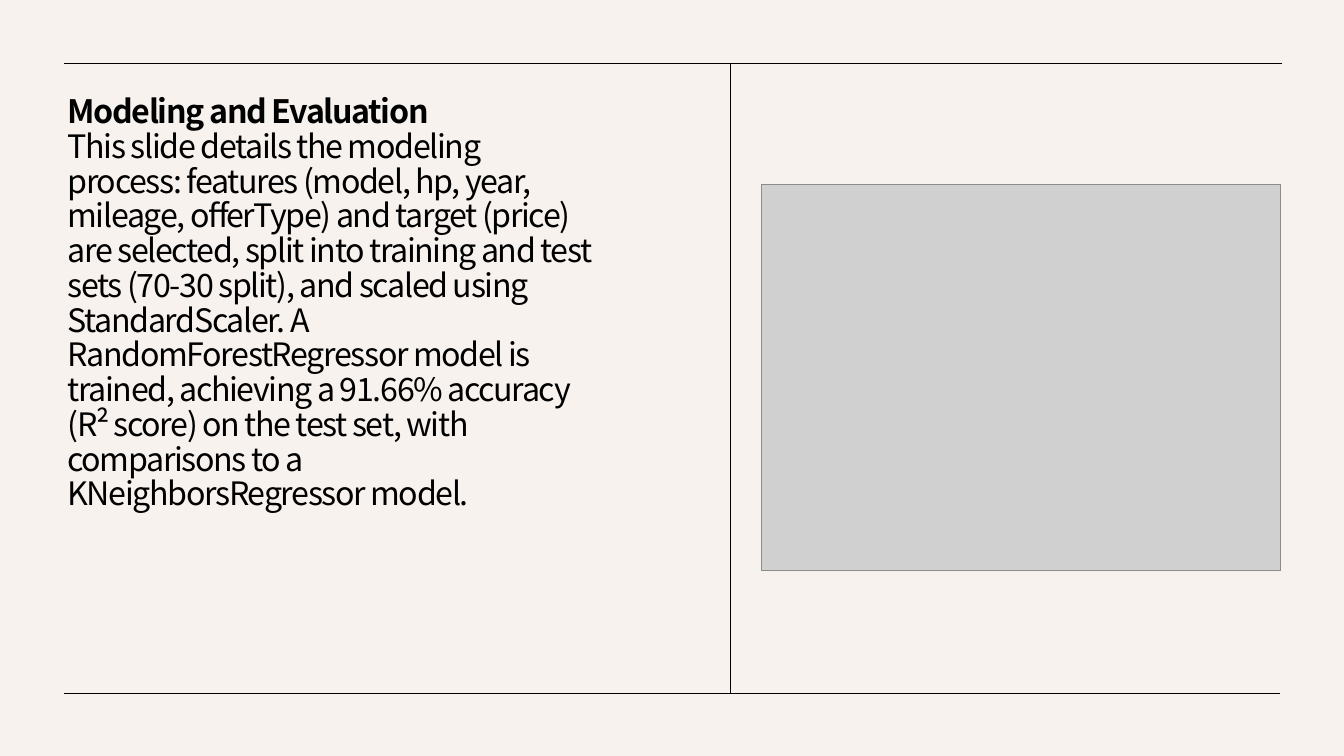
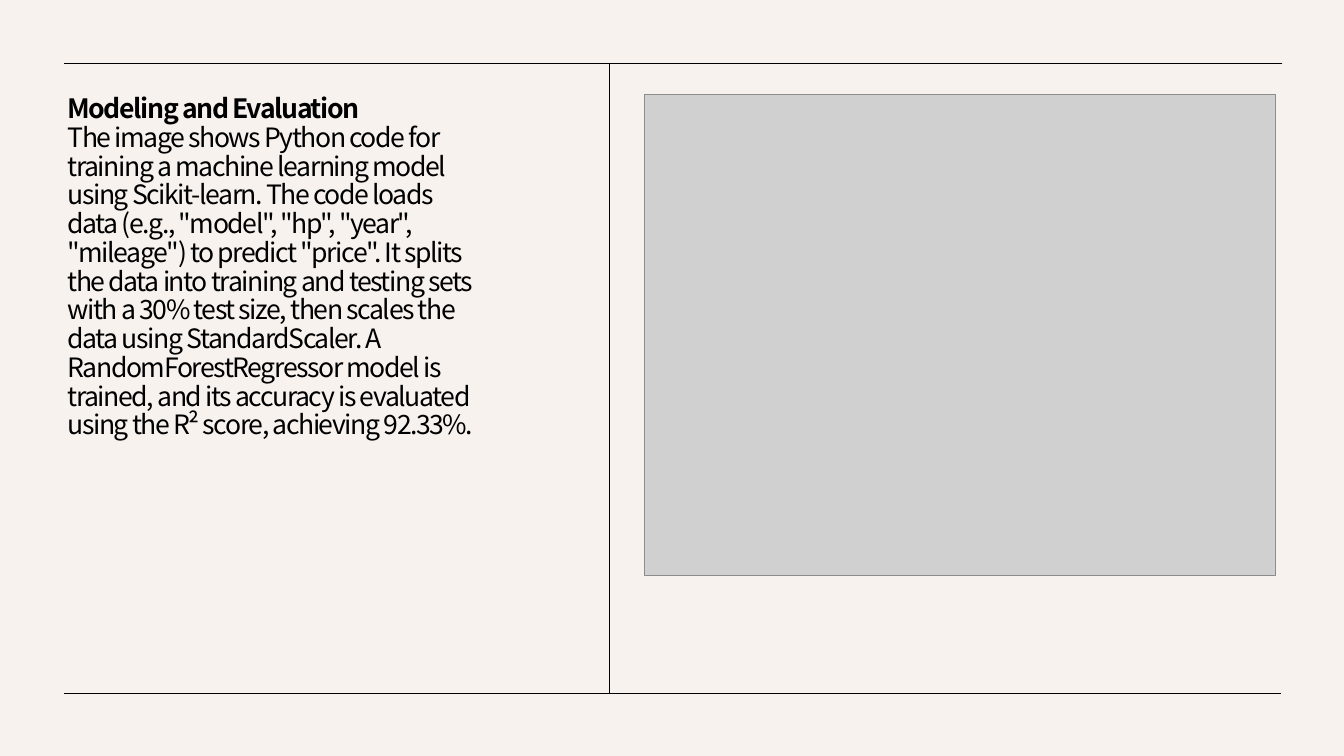
Before and after one commit to AbdallhOmran/Used-car-prices, a slide deck: slide 13 of Cars price.pptx. Drawn at 1344x756 pixels with LibreOffice and Linux fonts; fonts in the diff are those of the drawing; grey boxes stand for pictures. Boxes give left, top, right and bottom in pixels: in the first picture for what was removed or moved away, otherwise in the second. Text is boxed around its words. In the diff, an @@ line names an element or a change of style, - is before the commit and + after.

Commit message:
Update execution count and remove 'offerType' from features in model training for accuracy improvement in index.ipynb

```diff
--- a/Cars price.pptx
+++ b/Cars price.pptx
@@ line moved from (731, 64) - (731, 694) to (609, 64) - (609, 694) @@
@@ title at (68, 96, 474, 441): text changed; size 23 to 19 pt @@
-Modeling and Evaluation
-This slide details the modeling process: features (model, hp, year, mileage, offerType) and target (price) are selected, split into training and test sets (70-30 split), and scaled using StandardScaler. A RandomForestRegressor model is trained, achieving a 91.66% accuracy (R² score) on the test set, with comparisons to a KNeighborsRegressor model.
+Modeling and Evaluation
+The image shows Python code for training a machine learning model using Scikit-learn. The code loads data (e.g., "model", "hp", "year", "mileage") to predict "price". It splits the data into training and testing sets with a 30% test size, then scales the data using StandardScaler. A RandomForestRegressor model is trained, and its accuracy is evaluated using the R² score, achieving 92.33%.
@@ picture: place and size @@
-picture at (761, 185, 1281, 572)
+picture at (644, 94, 1275, 576)
```
Also in this commit, not shown: 1 other slide changed, 1 other file.
